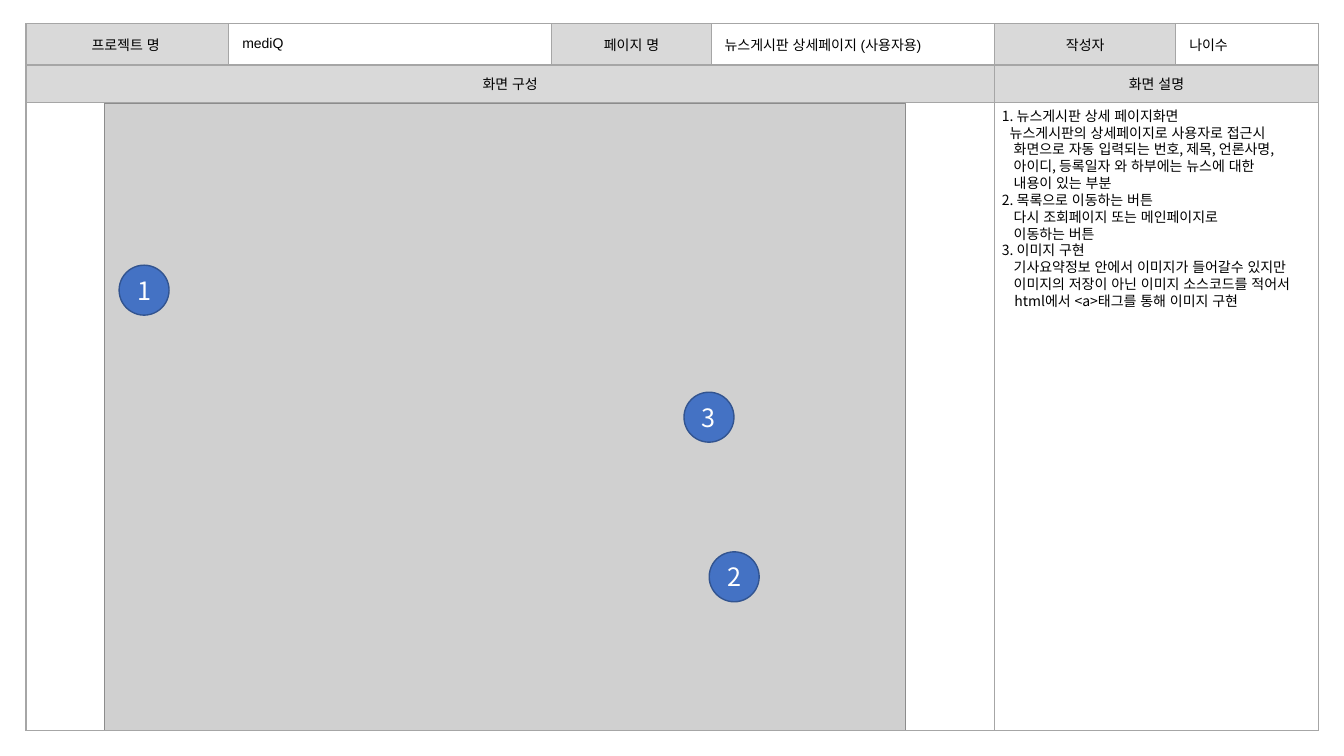
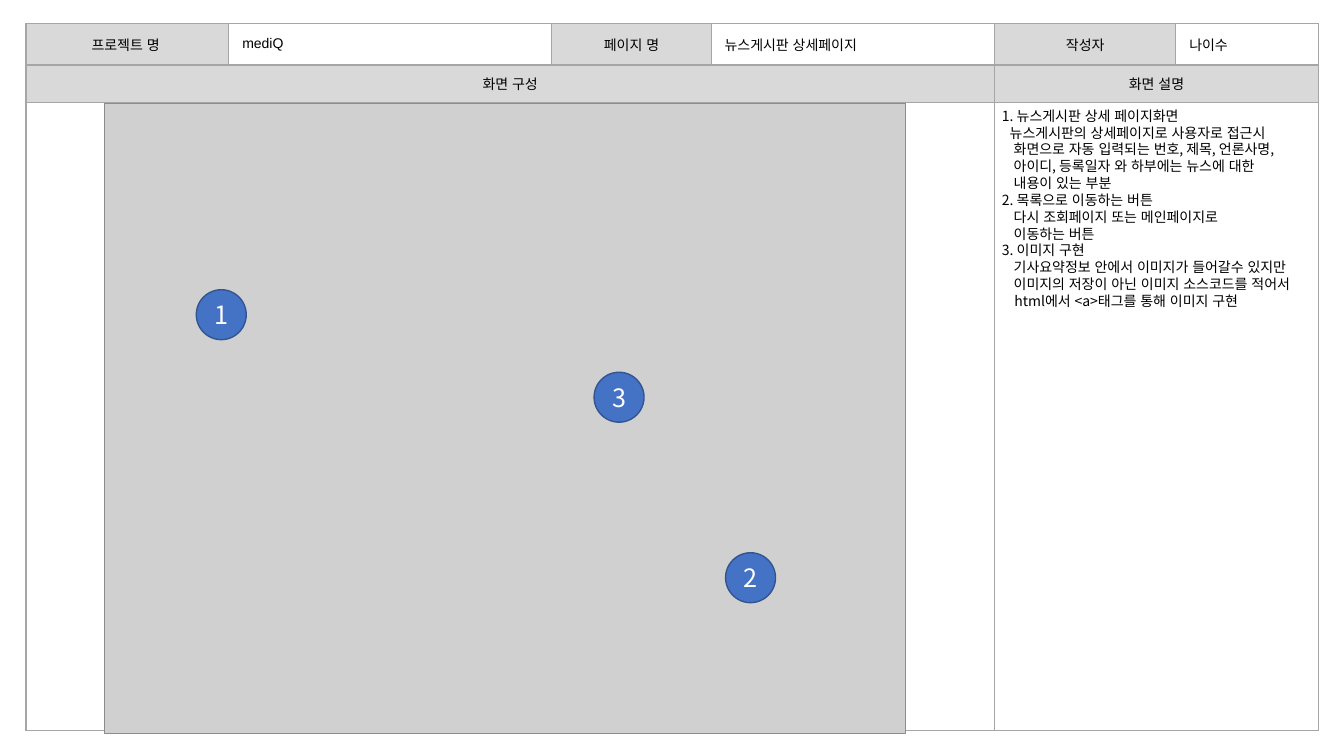
Before and after one commit to burnyst/mediQ, a slide deck: slide 35 of doc/0빅데이터분석프로젝트(공용)/[06] 스토리보드.pptx. Drawn at 1344x756 pixels with LibreOffice and Linux fonts; fonts in the diff are those of the drawing; grey boxes stand for pictures. Boxes give left, top, right and bottom in pixels: in the first picture for what was removed or moved away, otherwise in the second. Text is boxed around its words. In the diff, an @@ line names an element or a change of style, - is before the commit and + after.

```diff
--- a/doc/0빅데이터분석프로젝트(공용)/[06] 스토리보드.pptx
+++ b/doc/0빅데이터분석프로젝트(공용)/[06] 스토리보드.pptx
@@ table at (x1=26, y1=23, x2=1319, y2=94) @@
-row 1, column 4: 뉴스게시판 상세페이지 (사용자용)
+row 1, column 4: 뉴스게시판 상세페이지
@@ picture added at (x1=104, y1=104, x2=905, y2=734) @@
@@ ellipse "1" moved from (x1=119, y1=265, x2=169, y2=316) to (x1=197, y1=289, x2=247, y2=340) @@
@@ ellipse "3" moved from (x1=685, y1=392, x2=735, y2=443) to (x1=594, y1=372, x2=644, y2=422) @@
@@ ellipse "2" moved from (x1=710, y1=552, x2=760, y2=602) to (x1=726, y1=553, x2=776, y2=603) @@
```
Also in this commit, not shown: 6 other slides changed, 1 slide removed, 11 other files.
